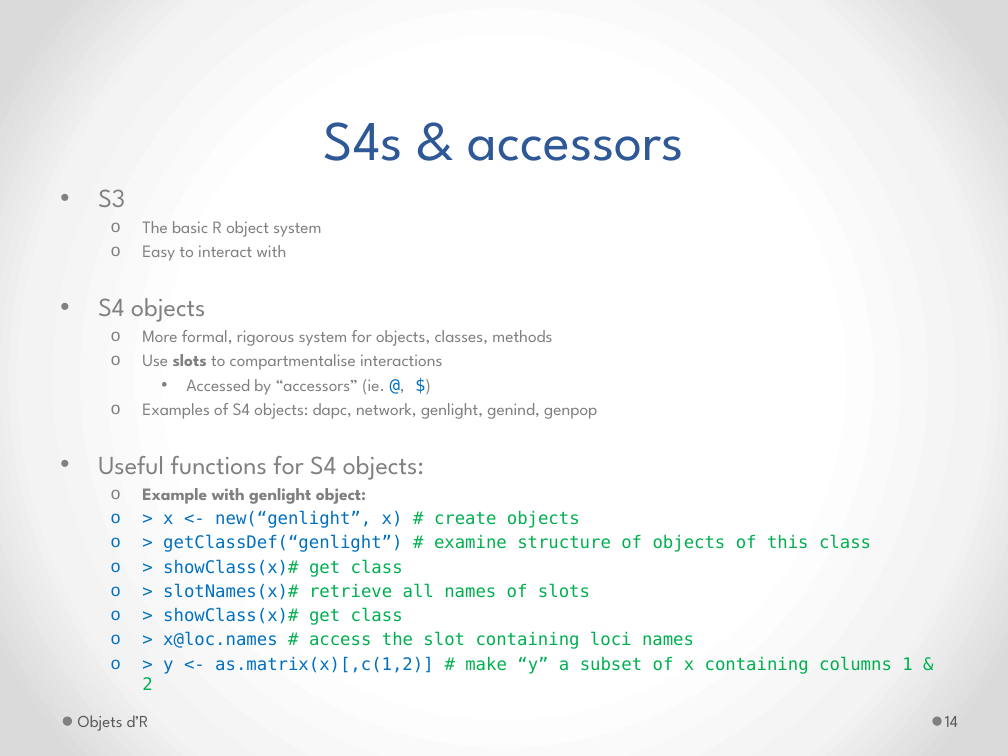
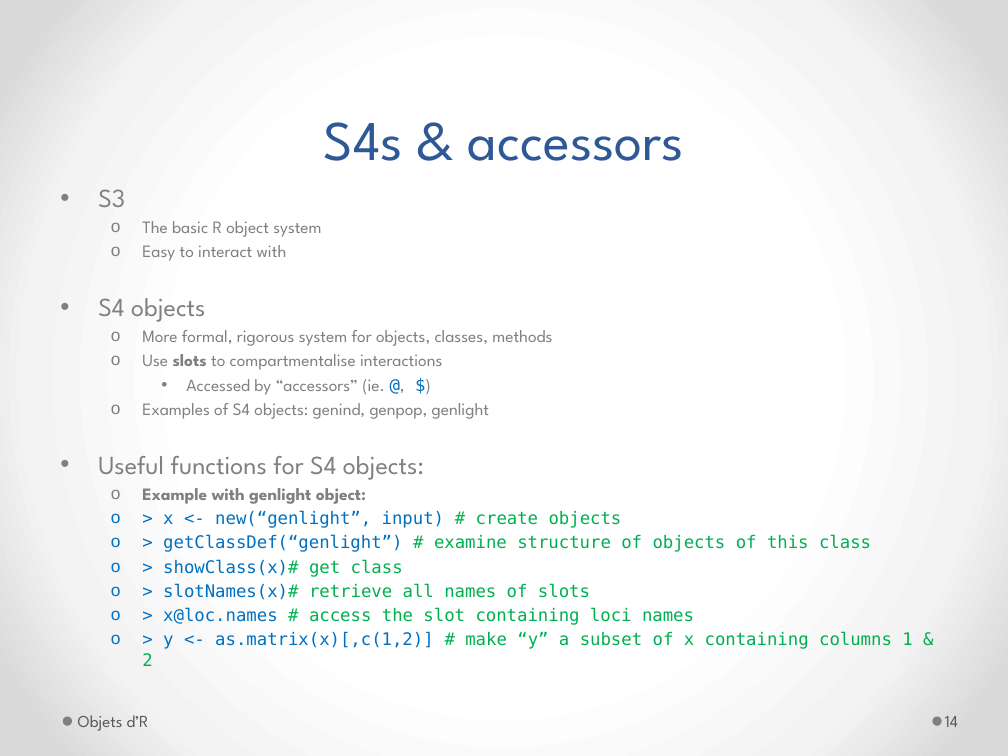
Before and after one commit to r-forge/adegenet, a slide deck: slide 14 of www/files/Leuven2014/Refresh-R.pptx. Drawn at 1008x756 pixels with LibreOffice and Linux fonts; fonts in the diff are those of the drawing. Boxes give left, top, right and bottom in pixels: in the first picture for what was removed or moved away, otherwise in the second. Text is boxed around its words. In the diff, an @@ line names an element or a change of style, - is before the commit and + after.

```diff
--- a/www/files/Leuven2014/Refresh-R.pptx
+++ b/www/files/Leuven2014/Refresh-R.pptx
@@ text at box(142, 403, 489, 419): text changed @@
-  o Examples of S4 objects: dapc, network, genlight, genind, genpop
+  o Examples of S4 objects: genind, genpop, genlight
@@ text at box(163, 510, 622, 528): text changed @@
-  o > x <- new(“genlight”, x) # create objects
+  o > x <- new(“genlight”, input) # create objects
@@ text at box(163, 607, 403, 625): paragraph removed @@
-  o > showClass(x)# get class
```
Also in this commit, not shown: 4 other slides changed, 2 other files.
